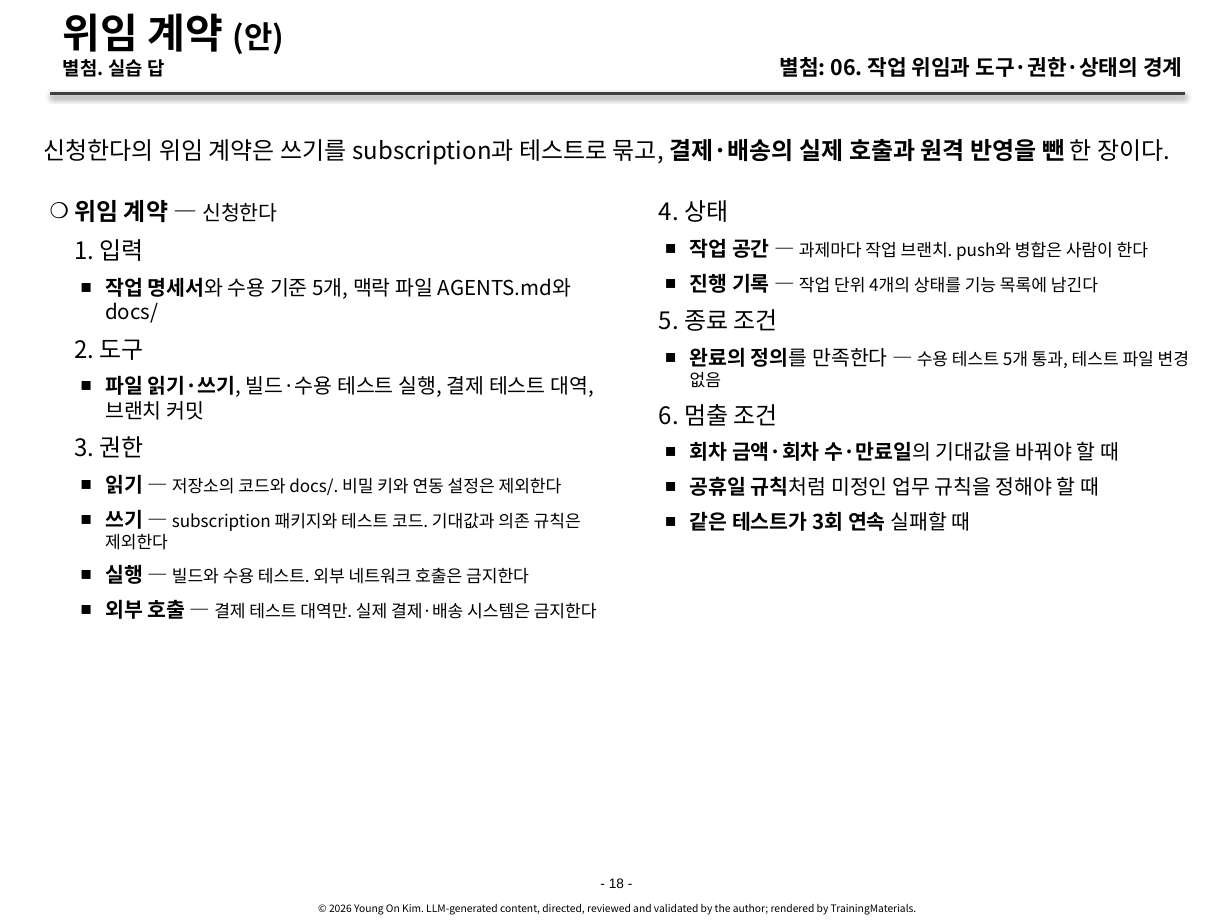
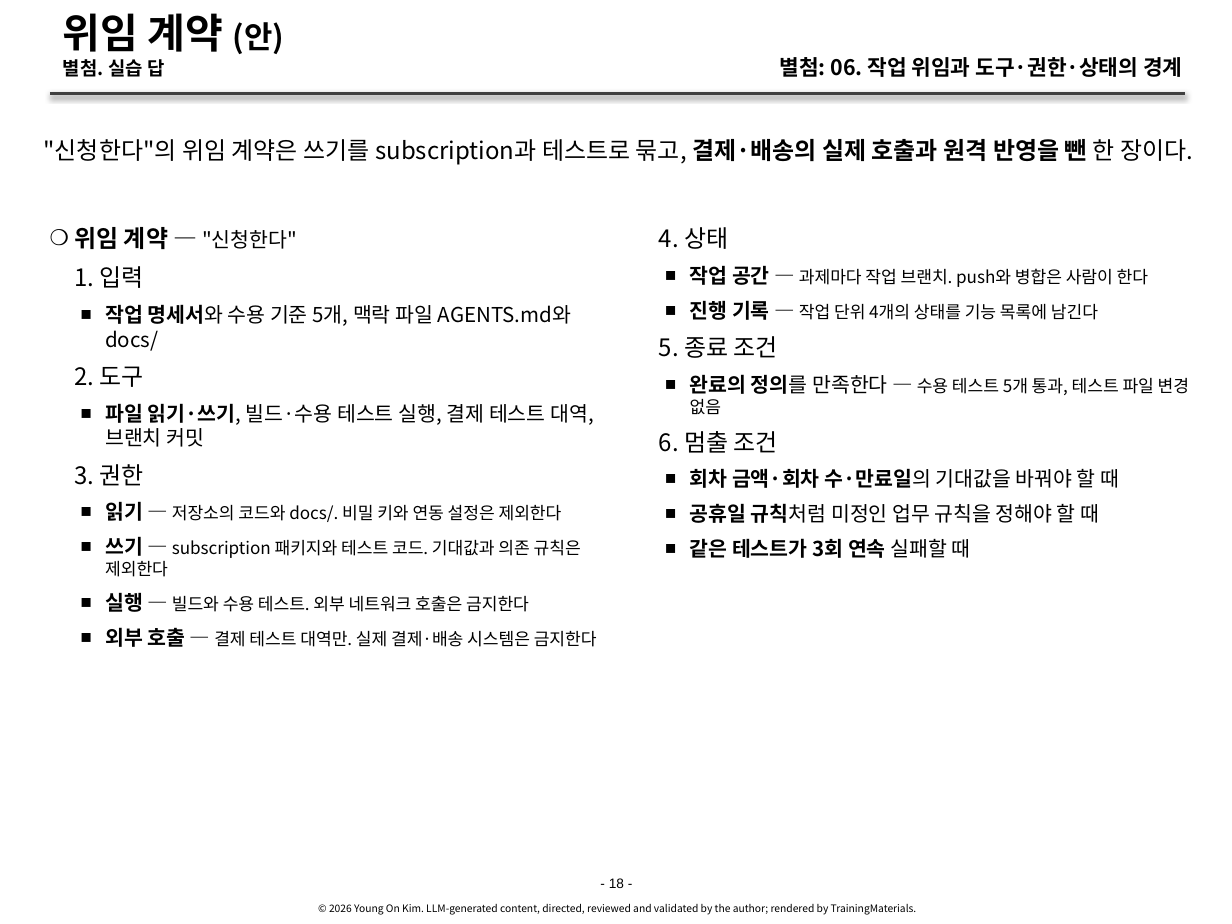
Before and after one commit to YoungSan77/TrainingMaterials, a slide deck: slide 18 of courses/ai-native/sessions/s06.pptx. Drawn at 1232x924 pixels with LibreOffice and Linux fonts; fonts in the diff are those of the drawing. Boxes give left, top, right and bottom in pixels: in the first picture for what was removed or moved away, otherwise in the second. Text is boxed around its words. In the diff, an @@ line names an element or a change of style, - is before the commit and + after.

```diff
--- a/courses/ai-native/sessions/s06.pptx
+++ b/courses/ai-native/sessions/s06.pptx
@@ text at (x1=44, y1=139, x2=1193, y2=165): text changed @@
-신청한다의 위임 계약은 쓰기를 subscription과 테스트로 묶고, 결제·배송의 실제 호출과 원격 반영을 뺀 한 장이다.
+"신청한다"의 위임 계약은 쓰기를 subscription과 테스트로 묶고, 결제·배송의 실제 호출과 원격 반영을 뺀 한 장이다.
@@ text "위임 계약 — "신청한다"" moved from (x1=74, y1=200, x2=597, y2=619) to (x1=74, y1=227, x2=597, y2=647) @@
@@ text at (x1=74, y1=227, x2=297, y2=249): text changed; size 14 to 12 pt @@
-    ❍ 위임 계약 — 신청한다
+    ❍ 위임 계약 — "신청한다"
@@ text "4. 상태" moved from (x1=659, y1=200, x2=1189, y2=531) to (x1=659, y1=227, x2=1189, y2=558) @@
```
Also in this commit, not shown: 7 other slides changed, 11 other files.
